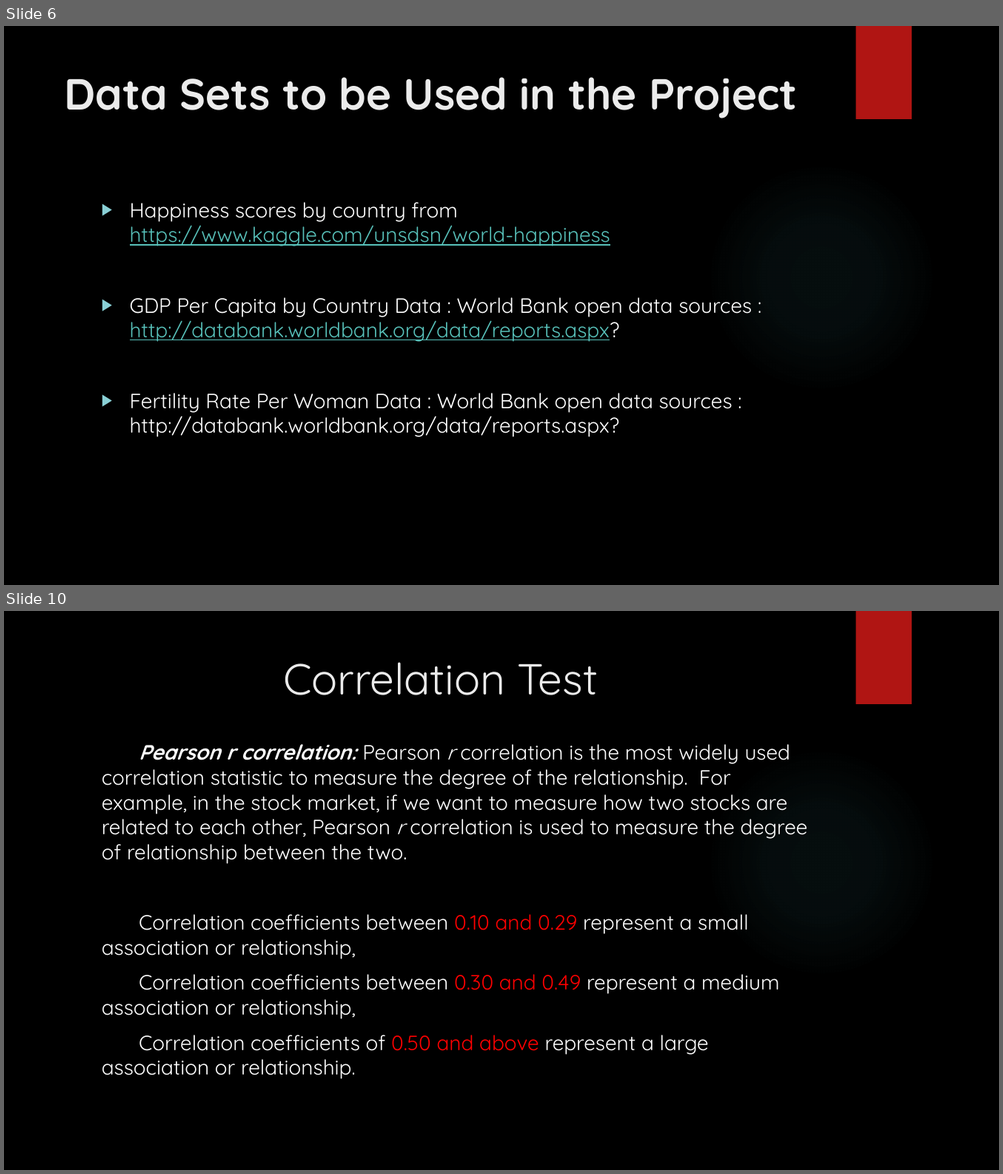
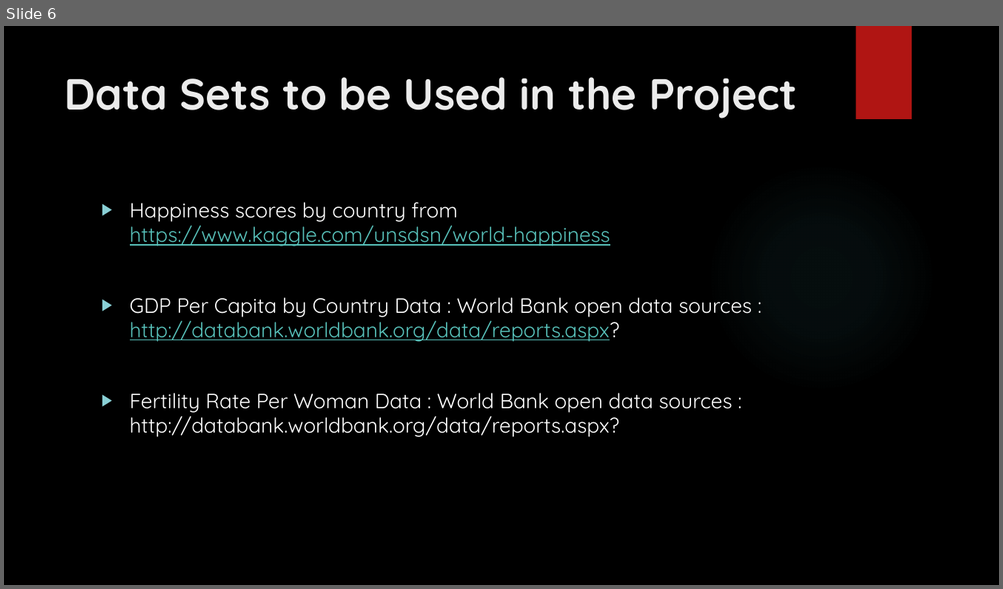
Before and after one commit to sinancengiz/World_Happiness, a slide deck: Project_1_Team_7_Presentation.pptx. Shown one above the other, each under a label of ours: slides 6 and 10 before the commit, slide 6 after it; the slides between them are not shown. The pictures are 1003x1174 and 1003x589 pixels, drawn with LibreOffice and Linux fonts; fonts in the diff are those of the drawing; background and template pictures are left out. Boxes give left, top, right and bottom in pixels: in the first picture for what was removed or moved away, otherwise in the second. Text is boxed around its words. In the diff, an @@ line names an element or a change of style, - is before the commit and + after.

Commit message:
regresion anlysis and correlation analysis combines in 1 slayt

```diff
--- a/Project_1_Team_7_Presentation.pptx
+++ b/Project_1_Team_7_Presentation.pptx
@@ slide 10 removed at [4,611,999,1170], background picture (left out); not listed: 2 template elements that a slide beside it also shows @@
@@ title removed at [283,662,598,695] @@
-Correlation Test
@@ text removed at [102,744,808,1079] @@
-Pearson r correlation: Pearson r correlation is the most widely used correlation statistic to measure the degree of the relationship. For example, in the stock market, if we want to measure how two stocks are related to each other, Pearson r correlation is used to measure the degree of relationship between the two.
-Correlation coefficients between 0.10 and 0.29 represent a small association or relationship,
-Correlation coefficients between 0.30 and 0.49 represent a medium association or relationship,
-Correlation coefficients of 0.50 and above represent a large association or relationship.
```
Also in this commit, not shown: 4 slides changed, 7 other slides removed, 1 other file.
